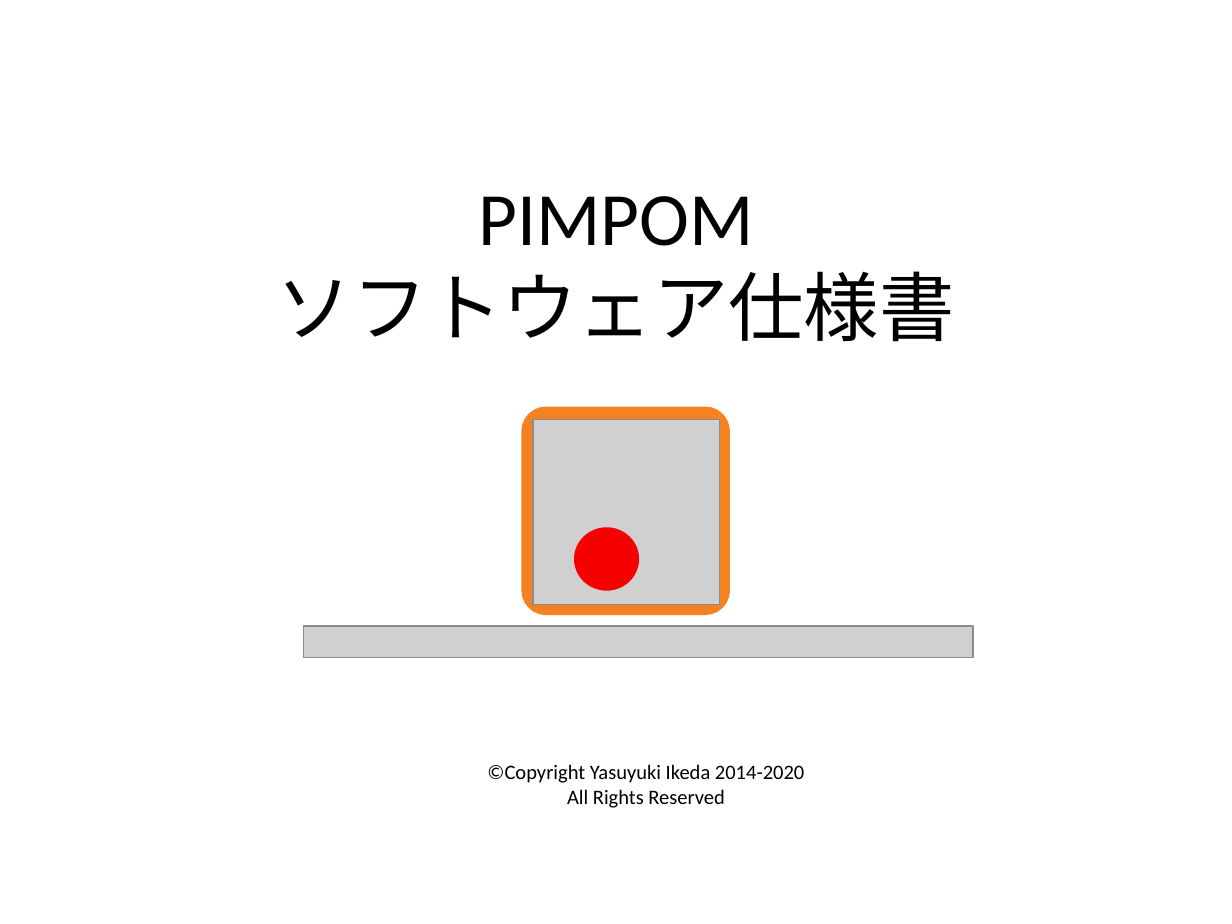
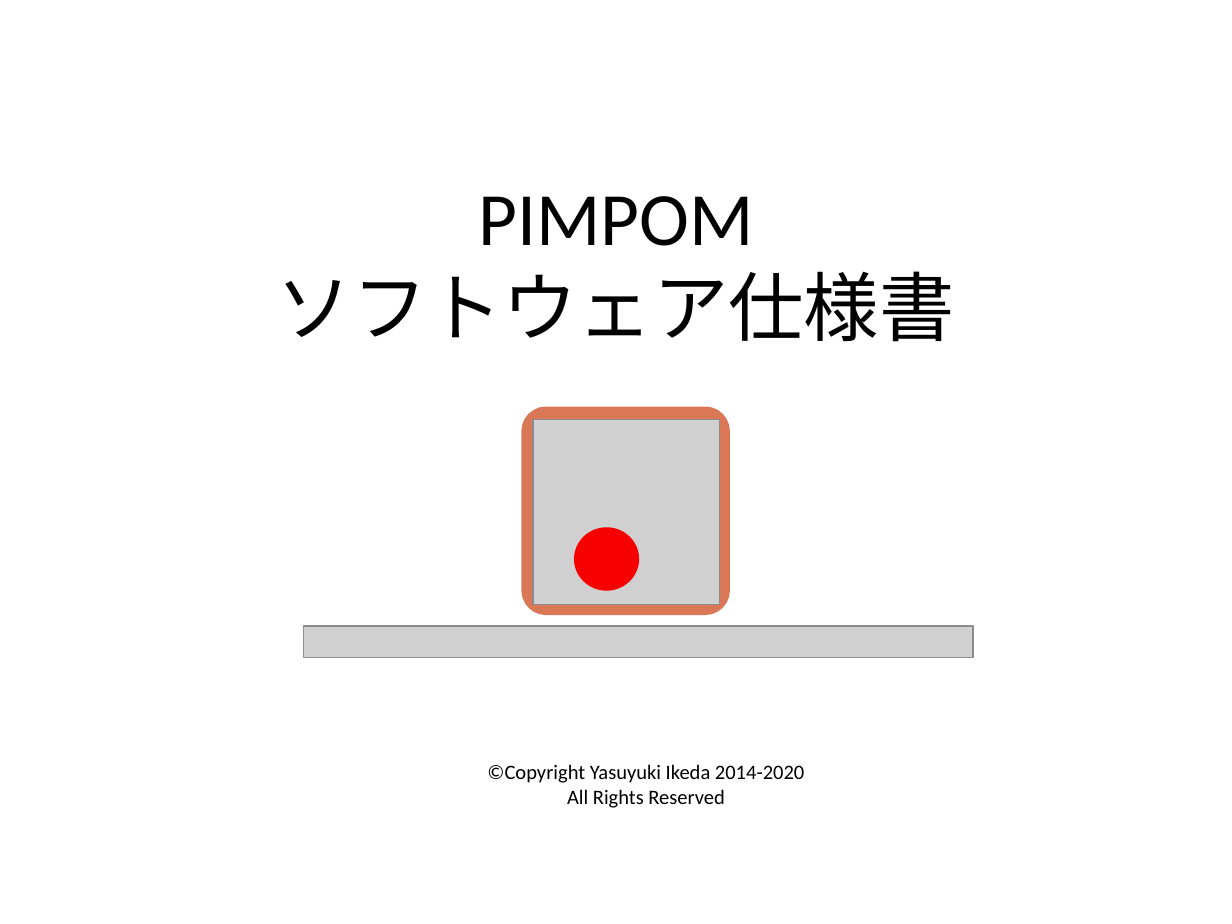
Before and after one commit to yasuyuki-ikeda/PIMPOM, a slide deck: slide 1 of Doc/PIMPOMソフトウェア仕様書.pptx. Drawn at 1232x924 pixels with LibreOffice and Linux fonts; fonts in the diff are those of the drawing; grey boxes stand for pictures. Boxes give left, top, right and bottom in pixels: in the first picture for what was removed or moved away, otherwise in the second. Text is boxed around its words. In the diff, an @@ line names an element or a change of style, - is before the commit and + after.

```diff
--- a/Doc/PIMPOMソフトウェア仕様書.pptx
+++ b/Doc/PIMPOMソフトウェア仕様書.pptx
@@ rounded rectangle at [529, 414, 722, 607]: fill #F58220 to #D97757; outline #F58220 8.5 pt to #D97757 8.5 pt @@
```
Also in this commit, not shown: 8 other files.
